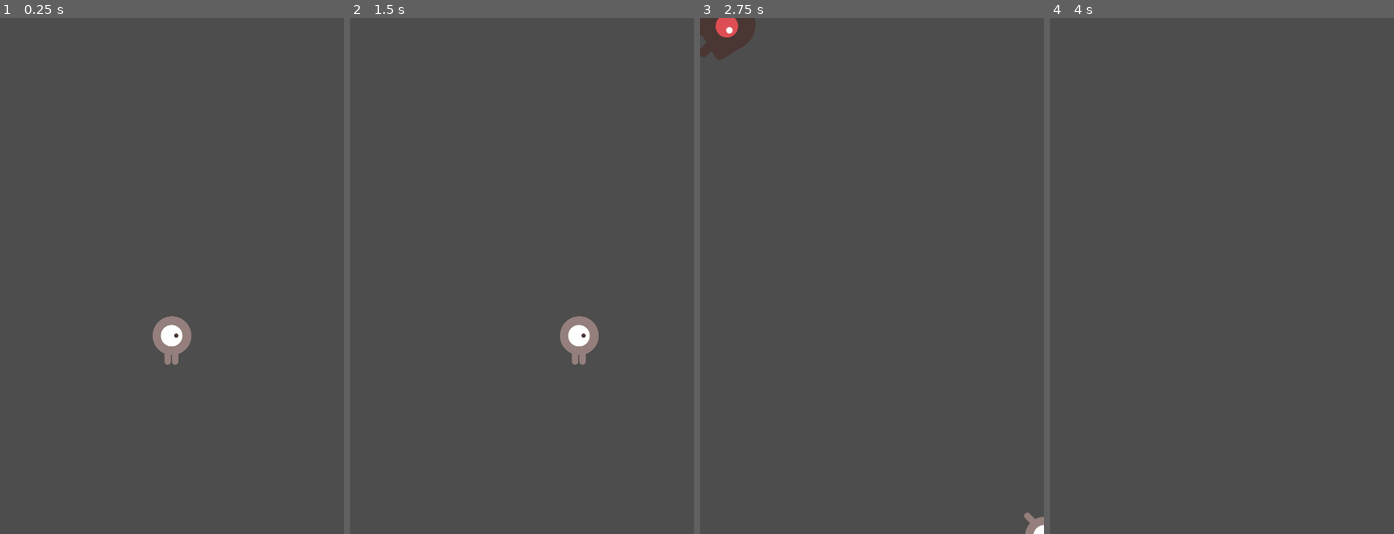
Above: before the commit, frames 1-4 (left to right).
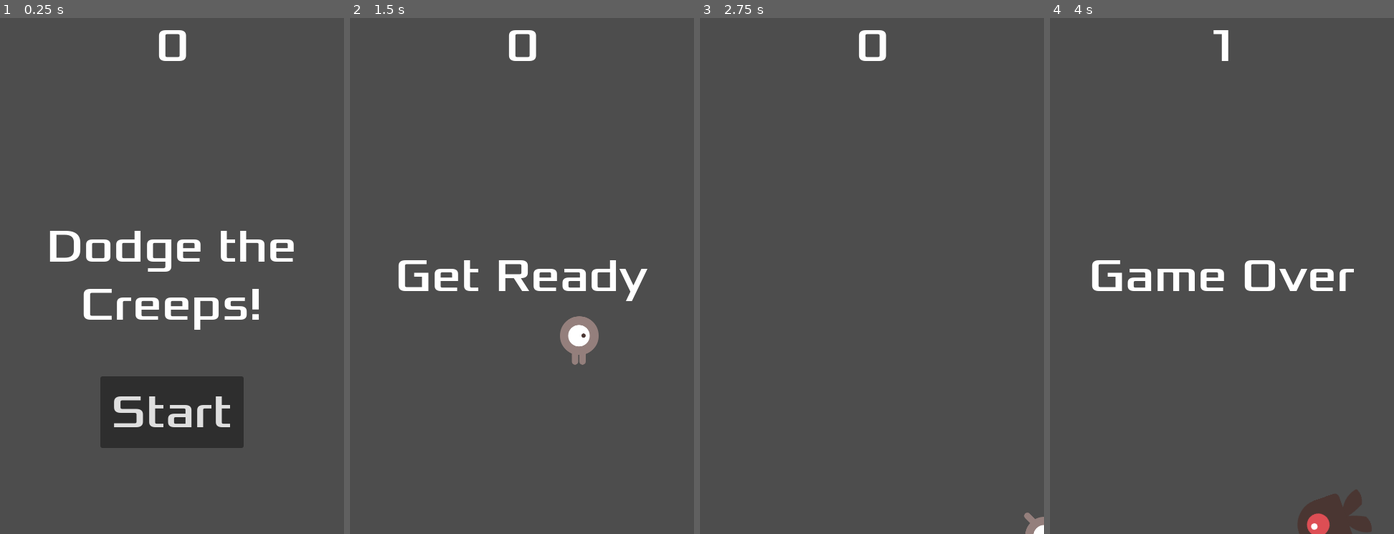
Above: after the commit, the same moments.

Repository: iivu/godot-2d-demo
Game: Godot game, scene res://main.tscn
Two runs of this game, one before a commit and one after it. Both use one fixed random seed, a clock stepped at 60 frames per second and the inputs below.
Inputs (mouse positions are in pixels of both pictures, inside the frame that each line leads up to):
- Up to frame 1 (0.25 s): no input
- Up to frame 2 (1.5 s): click (522, 410) at 0.5 s, where only the run after the commit has a clickable "Start"; tap Enter at 1.25 s; hold Right (move_right) from 1.28 s (still down)
- Up to frame 3 (2.75 s): release Right (move_right) at 2.03 s; hold Down (move_down) from 2.03 s (still down)
- Up to frame 4 (4 s): release Down (move_down) at 2.78 s; hold Right (move_right) 2.78-3.53 s; hold Up (move_up) from 3.53 s (still down)

The runs differ from the first frame. In frame 1, 9.7% of the frame differs, in the area x 14-86%, y 2-84%; in frame 2, 2.1%; in frame 3, 1.3%; in frame 4, 3.1%.

Commit message:
add HUD scene

Diff:
--- a/Main.gd
+++ b/Main.gd
@@ -6,7 +6,7 @@
 
 # Called when the node enters the scene tree for the first time.
 func _ready():
-	new_game()
+	pass
 
 
 # Called every frame. 'delta' is the elapsed time since the previous frame.
@@ -17,11 +17,15 @@
 func game_over():
 	$ScoreTimer.stop()
 	$MobTimer.stop()
+	$HUD.show_game_over()
 
 func new_game():
 	score = 0
 	$Player.start($StartPosition.position)
 	$StartTimer.start()
+	$HUD.update_score(score)
+	$HUD.show_message("Get Ready")
+	get_tree().call_group("mobs","queue_free")
 
 
 func _on_mob_timer_timeout():
@@ -39,6 +43,7 @@
 
 func _on_score_timer_timeout():
 	score += 1
+	$HUD.update_score(score)
 
 
 func _on_start_timer_timeout():
--- /dev/null
+++ b/hud.gd
@@ -0,0 +1,33 @@
+extends CanvasLayer
+
+signal  start_game
+
+# Called when the node enters the scene tree for the first time.
+func _ready():
+	pass # Replace with function body.
+
+# Called every frame. 'delta' is the elapsed time since the previous frame.
+func _process(delta):
+	pass
+
+func show_message(text):
+	$Message.text = text
+	$Message.show()
+	$MessageTimer.start()
+
+func show_game_over():
+	show_message("Game Over")
+	await $MessageTimer.timeout
+	$Message.text = "Dodge the Creeps!"
+	$Message.show()
+	$StartButton.show()
+
+func update_score(score):
+	$ScoreLabel.text = str(score)
+
+func _on_message_timer_timeout():
+	$Message.hide()
+
+func _on_start_button_pressed():
+	$StartButton.hide()
+	start_game.emit()
--- /dev/null
+++ b/hud.tscn
@@ -0,0 +1,63 @@
+[gd_scene load_steps=3 format=3 uid="uid://dqkwc47la3doi"]
+
+[ext_resource type="Script" path="res://hud.gd" id="1_tnfht"]
+[ext_resource type="FontFile" uid="uid://c5t7sihwhen8q" path="res://fonts/Xolonium-Regular.ttf" id="2_yyudd"]
+
+[node name="HUD" type="CanvasLayer"]
+script = ExtResource("1_tnfht")
+
+[node name="ScoreLabel" type="Label" parent="."]
+anchors_preset = 5
+anchor_left = 0.5
+anchor_right = 0.5
+offset_left = -32.0
+offset_right = 33.0
+offset_bottom = 78.0
+grow_horizontal = 2
+theme_override_fonts/font = ExtResource("2_yyudd")
+theme_override_font_sizes/font_size = 64
+text = "0"
+horizontal_alignment = 1
+vertical_alignment = 1
+
+[node name="Message" type="Label" parent="."]
+anchors_preset = 8
+anchor_left = 0.5
+anchor_top = 0.5
+anchor_right = 0.5
+anchor_bottom = 0.5
+offset_left = -240.0
+offset_top = -120.0
+offset_right = 240.0
+offset_bottom = 120.0
+grow_horizontal = 2
+grow_vertical = 2
+theme_override_fonts/font = ExtResource("2_yyudd")
+theme_override_font_sizes/font_size = 64
+text = "Dodge the Creeps!"
+horizontal_alignment = 1
+vertical_alignment = 1
+autowrap_mode = 2
+
+[node name="StartButton" type="Button" parent="."]
+anchors_preset = 7
+anchor_left = 0.5
+anchor_top = 1.0
+anchor_right = 0.5
+anchor_bottom = 1.0
+offset_left = -100.0
+offset_top = -220.0
+offset_right = 100.0
+offset_bottom = -120.0
+grow_horizontal = 2
+grow_vertical = 0
+theme_override_fonts/font = ExtResource("2_yyudd")
+theme_override_font_sizes/font_size = 64
+text = "Start"
+
+[node name="MessageTimer" type="Timer" parent="."]
+wait_time = 2.0
+one_shot = true
+
+[connection signal="pressed" from="StartButton" to="." method="_on_start_button_pressed"]
+[connection signal="timeout" from="MessageTimer" to="." method="_on_message_timer_timeout"]
--- a/main.tscn
+++ b/main.tscn
@@ -1,8 +1,9 @@
-[gd_scene load_steps=5 format=3 uid="uid://dik3xafwx8s8i"]
+[gd_scene load_steps=6 format=3 uid="uid://dik3xafwx8s8i"]
 
 [ext_resource type="Script" path="res://Main.gd" id="1_rdhxm"]
 [ext_resource type="PackedScene" uid="uid://dgkunrap2jstw" path="res://mob.tscn" id="2_ref5a"]
 [ext_resource type="PackedScene" uid="uid://debwwo258lsyk" path="res://player.tscn" id="2_w0wa6"]
+[ext_resource type="PackedScene" uid="uid://dqkwc47la3doi" path="res://hud.tscn" id="4_hclp3"]
 
 [sub_resource type="Curve2D" id="Curve2D_1am4c"]
 _data = {
@@ -34,7 +35,10 @@
 [node name="MobSpawnLocation" type="PathFollow2D" parent="MobPath"]
 rotation = 0.00208333
 
+[node name="HUD" parent="." instance=ExtResource("4_hclp3")]
+
 [connection signal="hit" from="Player" to="." method="game_over"]
 [connection signal="timeout" from="MobTimer" to="." method="_on_mob_timer_timeout"]
 [connection signal="timeout" from="ScoreTimer" to="." method="_on_score_timer_timeout"]
 [connection signal="timeout" from="StartTimer" to="." method="_on_start_timer_timeout"]
+[connection signal="start_game" from="HUD" to="." method="new_game"]
--- a/mob.tscn
+++ b/mob.tscn
@@ -48,7 +48,7 @@
 radius = 36.0
 height = 98.0
 
-[node name="Mob" type="RigidBody2D"]
+[node name="Mob" type="RigidBody2D" groups=["mobs"]]
 collision_mask = 0
 gravity_scale = 0.0
 script = ExtResource("1_b1wre")
